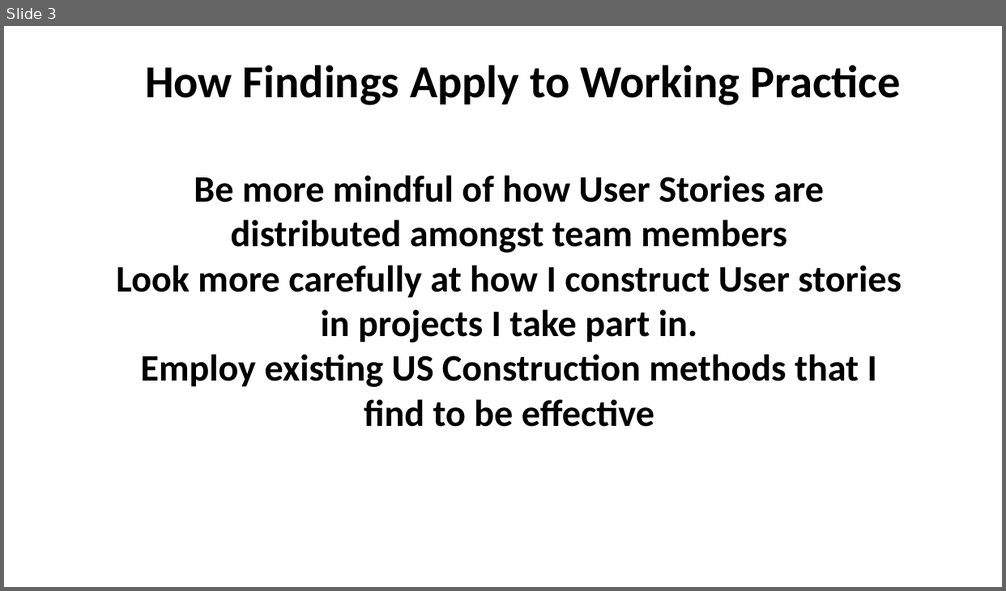
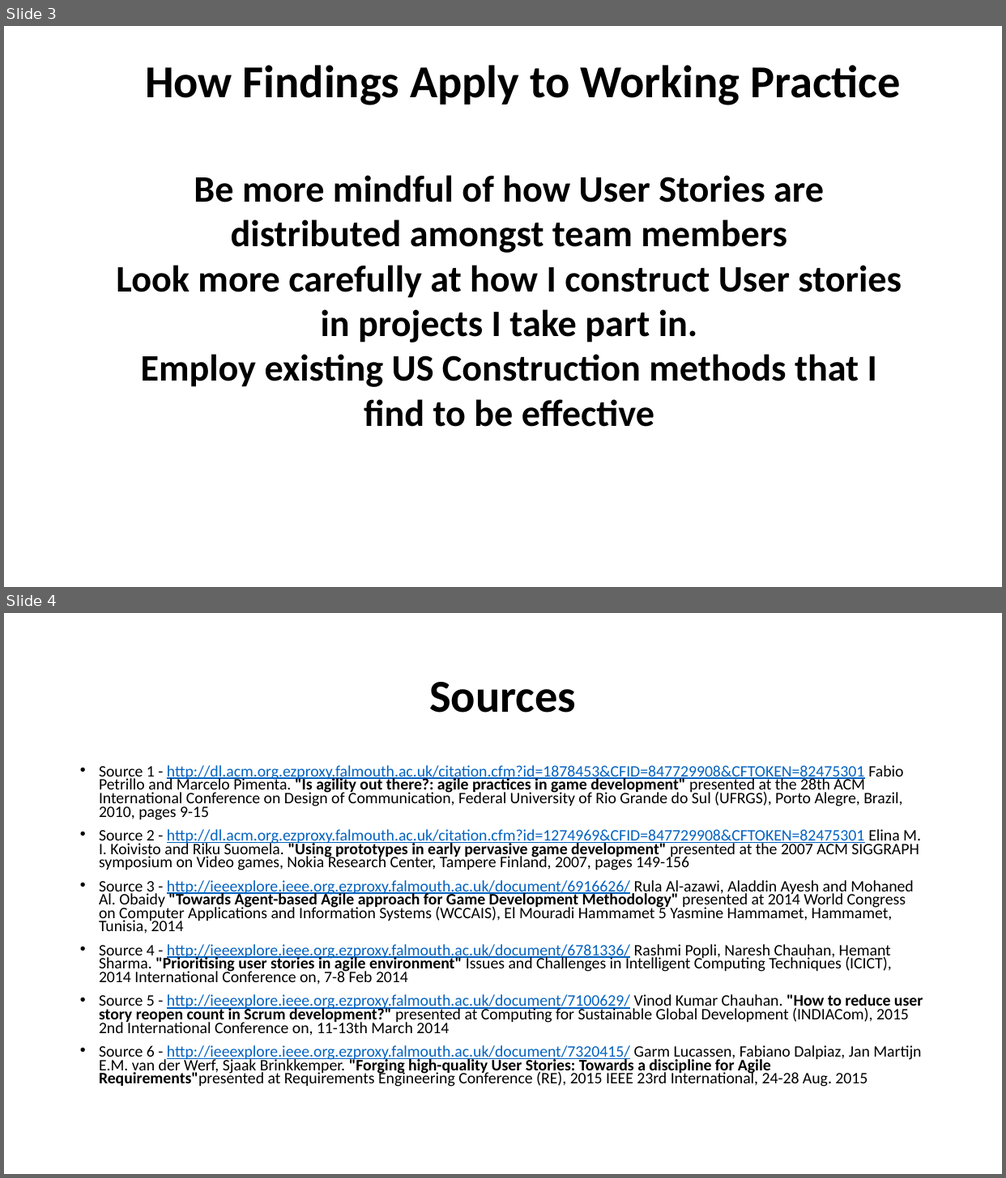
Before and after one commit to jack-maber/comp150-agile, a slide deck: Agilequestion- Jack.pptx. Shown one above the other, each under a label of ours: slide 3 before the commit, slides 3 and 4 after it. The pictures are 1006x591 and 1006x1178 pixels, drawn with LibreOffice and Linux fonts; fonts in the diff are those of the drawing. Boxes give left, top, right and bottom in pixels: in the first picture for what was removed or moved away, otherwise in the second. Text is boxed around its words. In the diff, an @@ line names an element or a change of style, - is before the commit and + after.

Commit message:
added sources

```diff
--- a/Agilequestion- Jack.pptx
+++ b/Agilequestion- Jack.pptx
@@ slide 4 added at <box>4,613,1002,1174</box>, background #FFFFFF @@
@@ title added at <box>429,682,576,713</box>, 44 pt, text #000000, bold @@
+Sources
@@ text added at <box>99,765,923,1087</box>, 15.4 pt, text #000000 @@
+• Source 1 - http://dl.acm.org.ezproxy.falmouth.ac.uk/citation.cfm?id=1878453&CFID=847729908&CFTOKEN=82475301 Fabio Petrillo and Marcelo Pimenta. "Is agility out there?: agile practices in game development" presented at the 28th ACM International Conference on Design of Communication, Federal University of Rio Grande do Sul (UFRGS), Porto Alegre, Brazil, 2010, pages 9-15
+• Source 2 - http://dl.acm.org.ezproxy.falmouth.ac.uk/citation.cfm?id=1274969&CFID=847729908&CFTOKEN=82475301 Elina M. I. Koivisto and Riku Suomela. "Using prototypes in early pervasive game development" presented at the 2007 ACM SIGGRAPH symposium on Video games, Nokia Research Center, Tampere Finland, 2007, pages 149-156
+• Source 3 - http://ieeexplore.ieee.org.ezproxy.falmouth.ac.uk/document/6916626/ Rula Al-azawi, Aladdin Ayesh and Mohaned Al. Obaidy "Towards Agent-based Agile approach for Game Development Methodology" presented at 2014 World Congress on Computer Applications and Information Systems (WCCAIS), El Mouradi Hammamet 5 Yasmine Hammamet, Hammamet, Tunisia, 2014
+• Source 4 - http://ieeexplore.ieee.org.ezproxy.falmouth.ac.uk/document/6781336/ Rashmi Popli, Naresh Chauhan, Hemant Sharma. "Prioritising user stories in agile environment" Issues and Challenges in Intelligent Computing Techniques (ICICT), 2014 International Conference on, 7-8 Feb 2014
+• Source 5 - http://ieeexplore.ieee.org.ezproxy.falmouth.ac.uk/document/7100629/ Vinod Kumar Chauhan. "How to reduce user story reopen count in Scrum development?" presented at Computing for Sustainable Global Development (INDIACom), 2015 2nd International Conference on, 11-13th March 2014
+• Source 6 - http://ieeexplore.ieee.org.ezproxy.falmouth.ac.uk/document/7320415/ Garm Lucassen, Fabiano Dalpiaz, Jan Martijn E.M. van der Werf, Sjaak Brinkkemper. "Forging high-quality User Stories: Towards a discipline for Agile Requirements"presented at Requirements Engineering Conference (RE), 2015 IEEE 23rd International, 24-28 Aug. 2015
```
